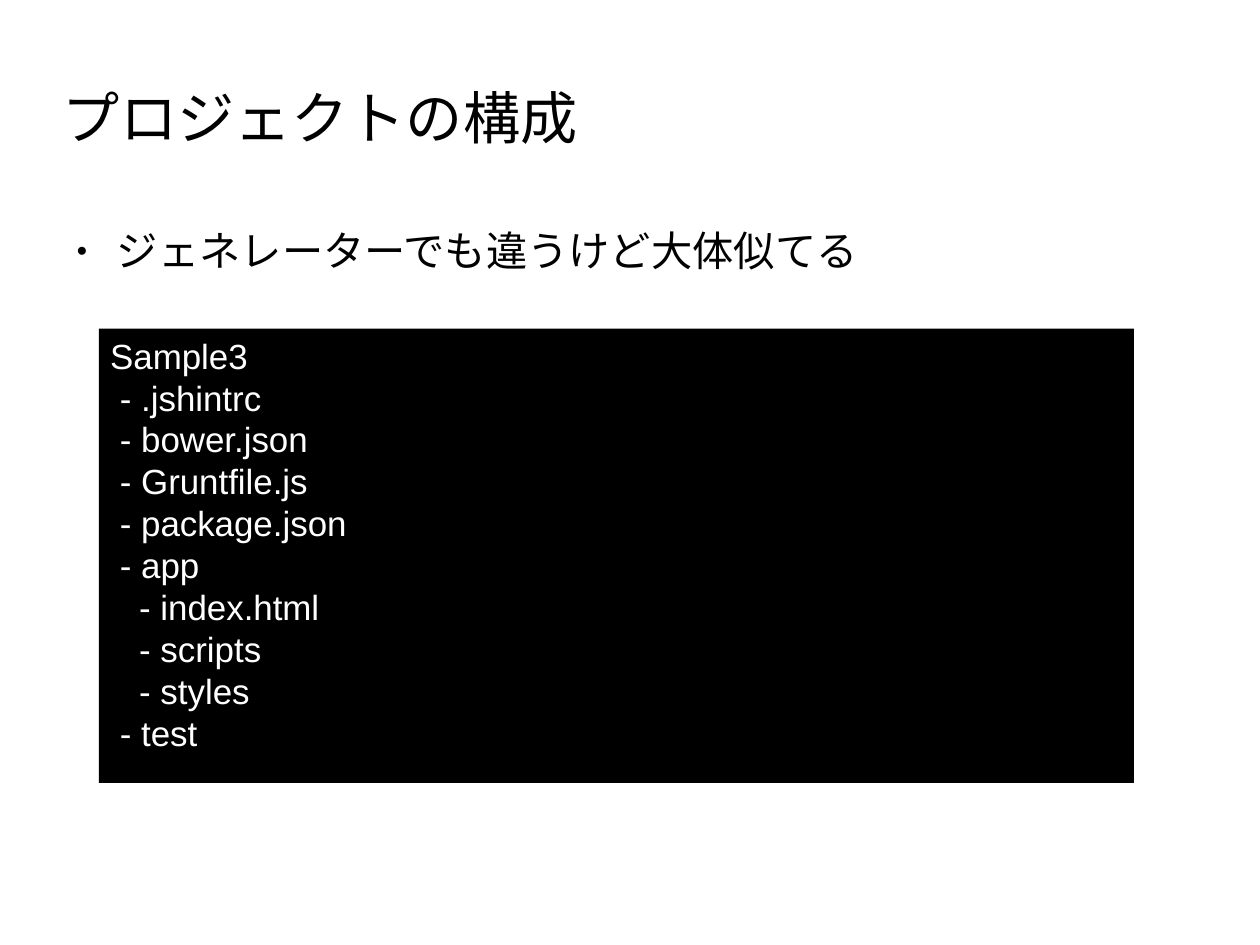
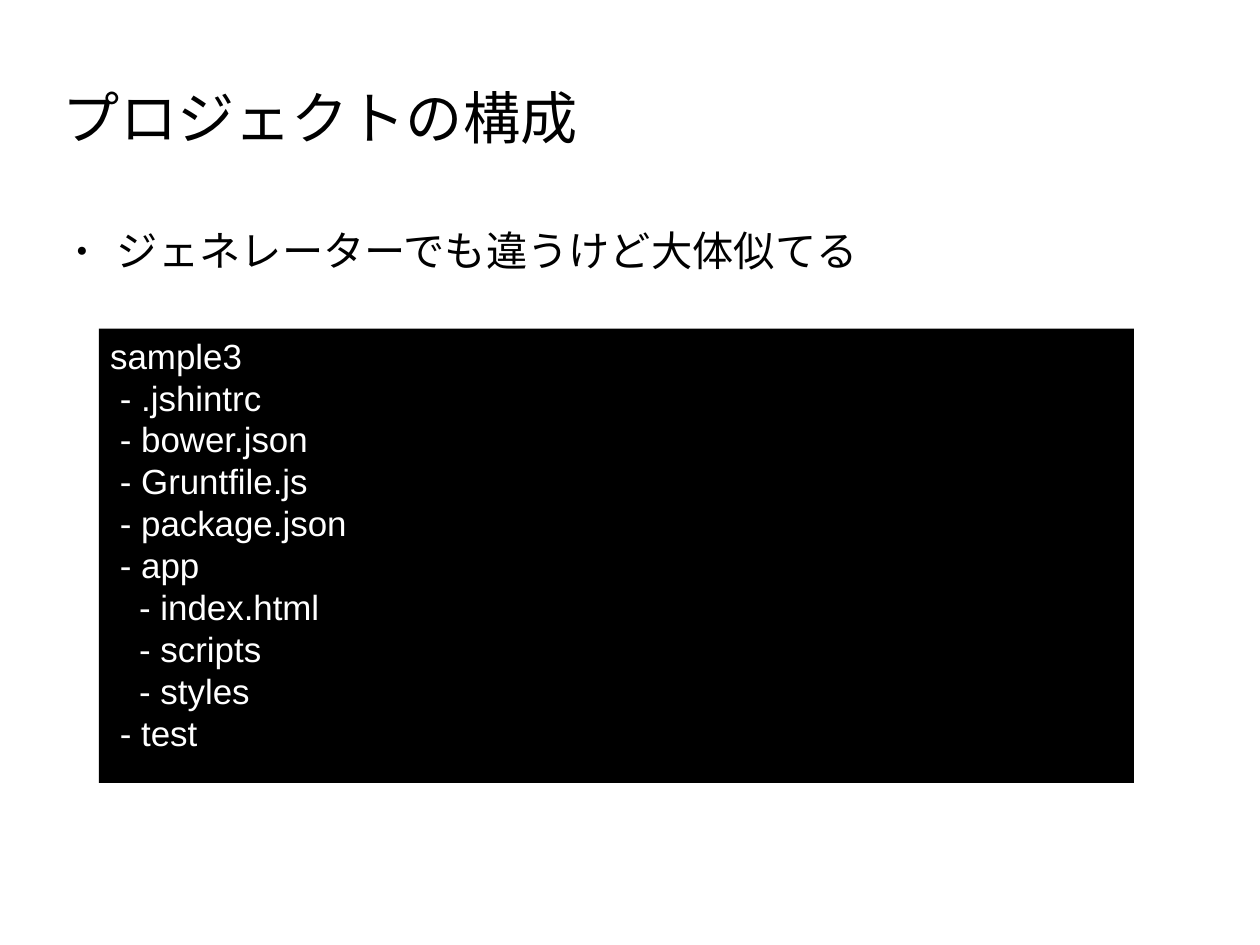
Before and after one commit to masakura/yeoman-presentation, a slide deck: slide 48 of yeoman-presentation.odp. Drawn at 1260x945 pixels with LibreOffice and Linux fonts; fonts in the diff are those of the drawing; background and template pictures are left out. Boxes give left, top, right and bottom in pixels: in the first picture for what was removed or moved away, otherwise in the second. Text is boxed around its words. In the diff, an @@ line names an element or a change of style, - is before the commit and + after.

```diff
--- a/yeoman-presentation.odp
+++ b/yeoman-presentation.odp
@@ text in rectangle at [110,343,242,376]: text changed @@
-Sample3
+sample3
```
Also in this commit, not shown: 10 other slides changed, 11 slides added.
